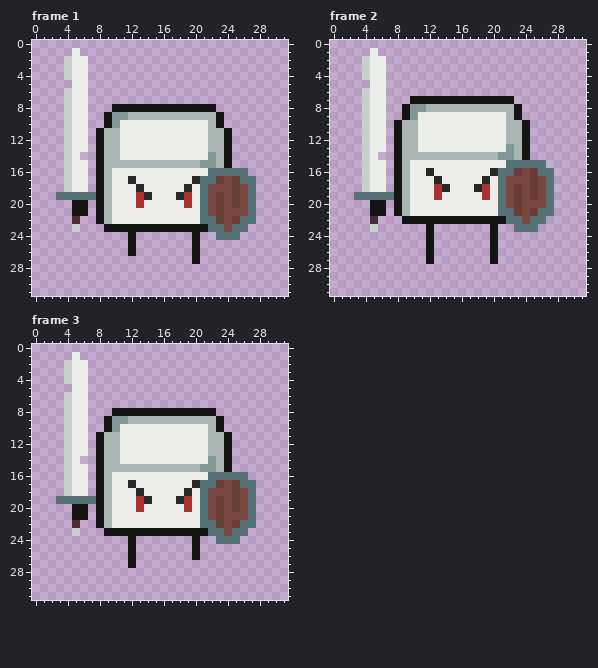
Pixel-art file: Enemies/Enemy.aseprite. This is how it looked before the edit.
32x32 pixels, 4 frames. Shown: frame 1, frame 2, frame 3. The commit also changed other frames, which this record leaves out.
After:
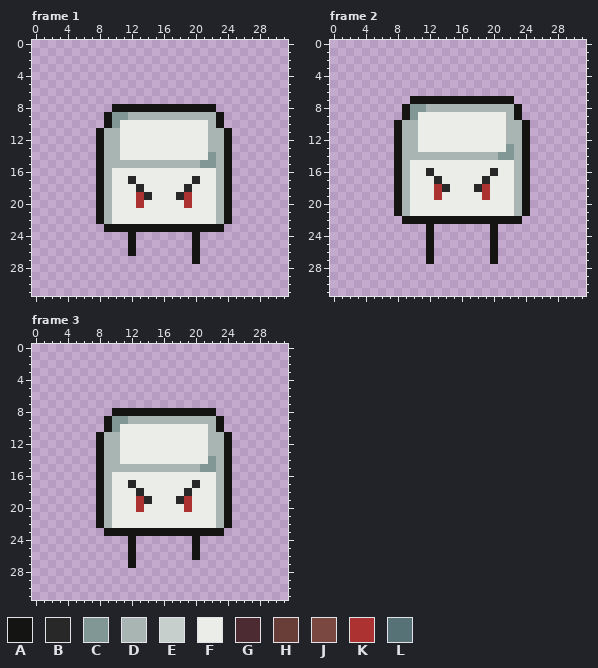
Palette (. is transparent): A #141412  B #282828  C #819796  D #a8b5b2  E #c7cfcc  F #ebede9  G #4d2b32  H #693e38  J #7a4841  K #ac3232  L #577277
Diff:
layer "Shield" now hidden
layer "Sword" now hidden
--- frame 1
@@ x 0..31 @@
  0 ................................
- 1 .....F..........................
- 2 ....EFF.........................
- 3 ....EFF.........................
- 4 ....EFF.........................
- 5 .....FF.........................
- 6 ....EFF.........................
- 7 ....EFF.........................
- 8 ....EFF...AAAAAAAAAAAAA.........
- 9 ....EFF..ACCDDDDDDDDDDDA........
-10 ....EFF..ACFFFFFFFFFFFDA........
-11 ....EFF.ADDFFFFFFFFFFFDDA.......
-12 ....EFF.ADDFFFFFFFFFFFDDA.......
-13 ....EFF.ADDFFFFFFFFFFFDDA.......
-14 ....EF..ADDFFFFFFFFFFFCDA.......
-15 ....EFF.ADDDDDDDDDDDDCCDA.......
-16 ....EFF.ADFFFFFFFFFFFFLLLLL.....
-17 ....EFF.ADFFBFFFFFFFBLLHJHLL....
-18 ....EFF.ADFFFBFFFFFBFLJJJHJL....
-19 ...LLLLLADFFFKBFFFBKFLJHJHJL....
-20 .....AA.ADFFFKFFFFFKFLJHJHJL....
-21 .....AA.ADFFFFFFFFFFFLJHJJJL....
-22 .....G..ADFFFFFFFFFFFLLHJHLL....
-23 .....E...AAAAAAAAAAAAALLJLL.....
-24 ............A.......A..LLL......
+ 1 ................................
+ 2 ................................
+ 3 ................................
+ 4 ................................
+ 5 ................................
+ 6 ................................
+ 7 ................................
+ 8 ..........AAAAAAAAAAAAA.........
+ 9 .........ACCDDDDDDDDDDDA........
+10 .........ACFFFFFFFFFFFDA........
+11 ........ADDFFFFFFFFFFFDDA.......
+12 ........ADDFFFFFFFFFFFDDA.......
+13 ........ADDFFFFFFFFFFFDDA.......
+14 ........ADDFFFFFFFFFFFCDA.......
+15 ........ADDDDDDDDDDDDCCDA.......
+16 ........ADFFFFFFFFFFFFFDA.......
+17 ........ADFFBFFFFFFFBFFDA.......
+18 ........ADFFFBFFFFFBFFFDA.......
+19 ........ADFFFKBFFFBKFFFDA.......
+20 ........ADFFFKFFFFFKFFFDA.......
+21 ........ADFFFFFFFFFFFFFDA.......
+22 ........ADFFFFFFFFFFFFFDA.......
+23 .........AAAAAAAAAAAAAAA........
+24 ............A.......A...........
 25 ............A.......A...........
--- frame 2
@@ x 0..31 @@
  0 ................................
- 1 .....F..........................
- 2 ....EFF.........................
- 3 ....EFF.........................
- 4 ....EFF.........................
- 5 .....FF.........................
- 6 ....EFF.........................
- 7 ....EFF...AAAAAAAAAAAAA.........
- 8 ....EFF..ACCDDDDDDDDDDDA........
- 9 ....EFF..ACFFFFFFFFFFFDA........
-10 ....EFF.ADDFFFFFFFFFFFDDA.......
-11 ....EFF.ADDFFFFFFFFFFFDDA.......
-12 ....EFF.ADDFFFFFFFFFFFDDA.......
-13 ....EFF.ADDFFFFFFFFFFFCDA.......
-14 ....EF..ADDDDDDDDDDDDCCDA.......
-15 ....EFF.ADFFFFFFFFFFFFLLLLL.....
-16 ....EFF.ADFFBFFFFFFFBLLHJHLL....
-17 ....EFF.ADFFFBFFFFFBFLJJJHJL....
-18 ....EFF.ADFFFKBFFFBKFLJHJHJL....
-19 ...LLLLLADFFFKFFFFFKFLJHJHJL....
-20 .....AA.ADFFFFFFFFFFFLJHJJJL....
-21 .....AA.ADFFFFFFFFFFFLLHJHLL....
-22 .....G...AAAAAAAAAAAAALLJLL.....
-23 .....E......A.......A..LLL......
+ 1 ................................
+ 2 ................................
+ 3 ................................
+ 4 ................................
+ 5 ................................
+ 6 ................................
+ 7 ..........AAAAAAAAAAAAA.........
+ 8 .........ACCDDDDDDDDDDDA........
+ 9 .........ACFFFFFFFFFFFDA........
+10 ........ADDFFFFFFFFFFFDDA.......
+11 ........ADDFFFFFFFFFFFDDA.......
+12 ........ADDFFFFFFFFFFFDDA.......
+13 ........ADDFFFFFFFFFFFCDA.......
+14 ........ADDDDDDDDDDDDCCDA.......
+15 ........ADFFFFFFFFFFFFFDA.......
+16 ........ADFFBFFFFFFFBFFDA.......
+17 ........ADFFFBFFFFFBFFFDA.......
+18 ........ADFFFKBFFFBKFFFDA.......
+19 ........ADFFFKFFFFFKFFFDA.......
+20 ........ADFFFFFFFFFFFFFDA.......
+21 ........ADFFFFFFFFFFFFFDA.......
+22 .........AAAAAAAAAAAAAAA........
+23 ............A.......A...........
 24 ............A.......A...........
--- frame 3: the same change as frame 1
Changed places in both pictures, as pixel boxes (x1, y1, x2, y2):
erased: (56, 48, 96, 232)
changed: (200, 168, 256, 240)
erased: (354, 48, 394, 232)
changed: (498, 160, 554, 232)
erased: (56, 352, 96, 536)
changed: (200, 472, 256, 544)
